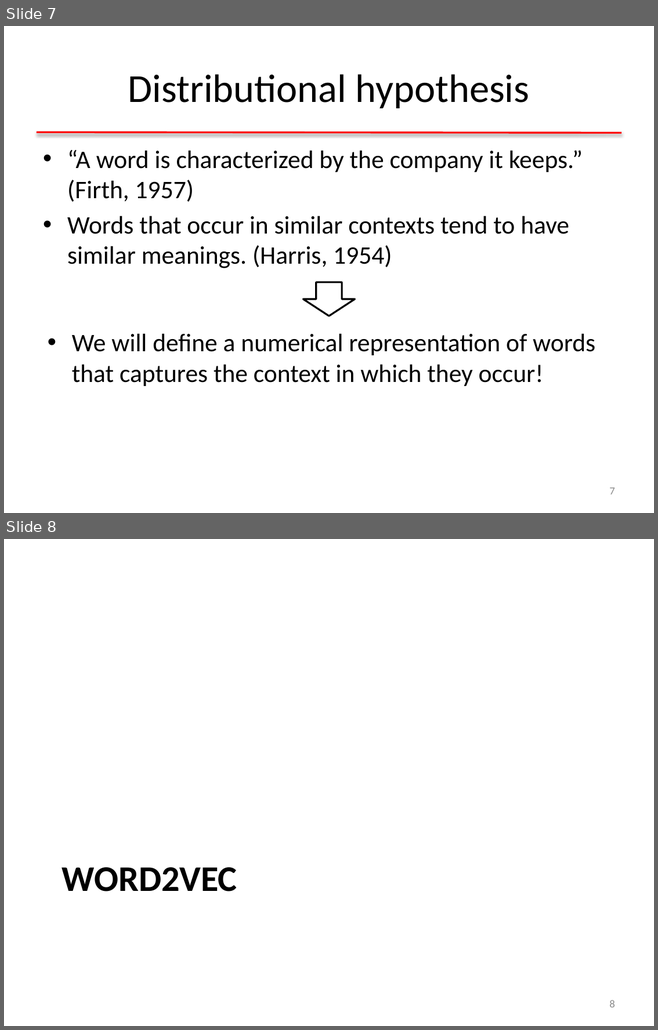
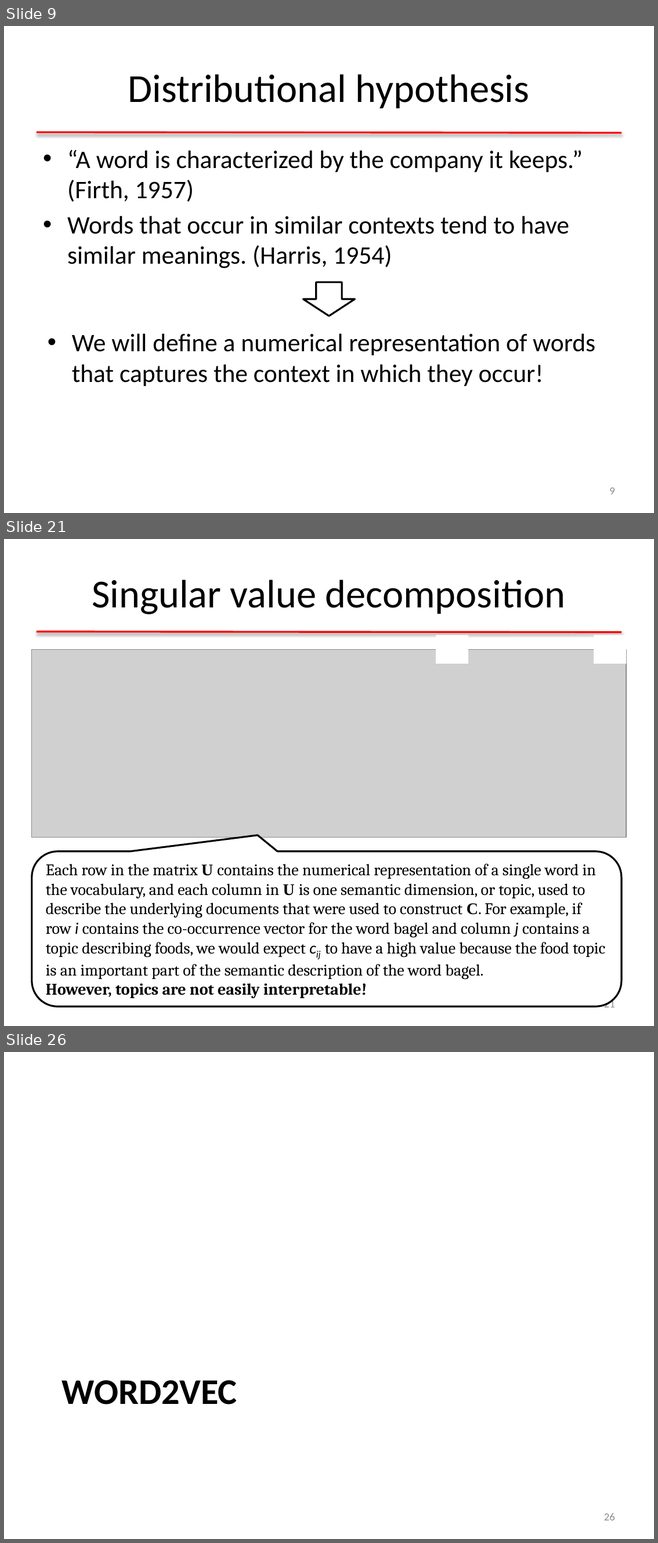
Before and after one commit to clulab/gentlenlp, a slide deck: docs/slides/nnintro-ch8-dist.pptx. Shown one above the other, each under a label of ours: slides 7 and 8 before the commit, slides 9, 21 and 26 after it; the slides between them are not shown. The pictures are 658x1030 and 658x1543 pixels, drawn with LibreOffice and Linux fonts; fonts in the diff are those of the drawing; grey boxes stand for pictures. Boxes give left, top, right and bottom in pixels: in the first picture for what was removed or moved away, otherwise in the second. Text is boxed around its words. In the diff, an @@ line names an element or a change of style, - is before the commit and + after.

```diff
--- a/docs/slides/nnintro-ch8-dist.pptx
+++ b/docs/slides/nnintro-ch8-dist.pptx
@@ slide 21 added at [4,539,654,1026], background #FFFFFF @@
@@ title added at [92,580,565,614], 44 pt, text #000000 @@
+Singular value decomposition
@@ line added from (36, 632) to (621, 632), #FF0000 2 pt @@
@@ rectangle added at [436,635,468,664], fill #FFFFFF @@
@@ rectangle added at [593,635,626,664], fill #FFFFFF @@
@@ picture added at [32,649,626,837] @@
@@ rounded speech box added at [32,852,621,1006], fill #FFFFFF, outline #000000 2 pt, 18 pt, text #000000 @@
+Each row in the matrix U contains the numerical representation of a single word in the vocabulary, and each column in U is one semantic dimension, or topic, used to describe the underlying documents that were used to construct C. For example, if row i contains the co-occurrence vector for the word bagel and column j contains a topic describing foods, we would expect cij to have a high value because the food topic is an important part of the semantic description of the word bagel.
+However, topics are not easily interpretable!
@@ page number added at [604,999,615,1008], 12 pt, text #8C8C8C @@
+21
@@ what was slide 7 is now slide 9 @@
@@ page number at [609,488,614,495]: text changed @@
-7
+9
@@ what was slide 8 is now slide 26 @@
@@ page number at [604,1513,615,1521]: text changed @@
-8
+26
```
Also in this commit, not shown: 4 slides changed, 17 other slides added, 1 slide removed, 2 other files.
